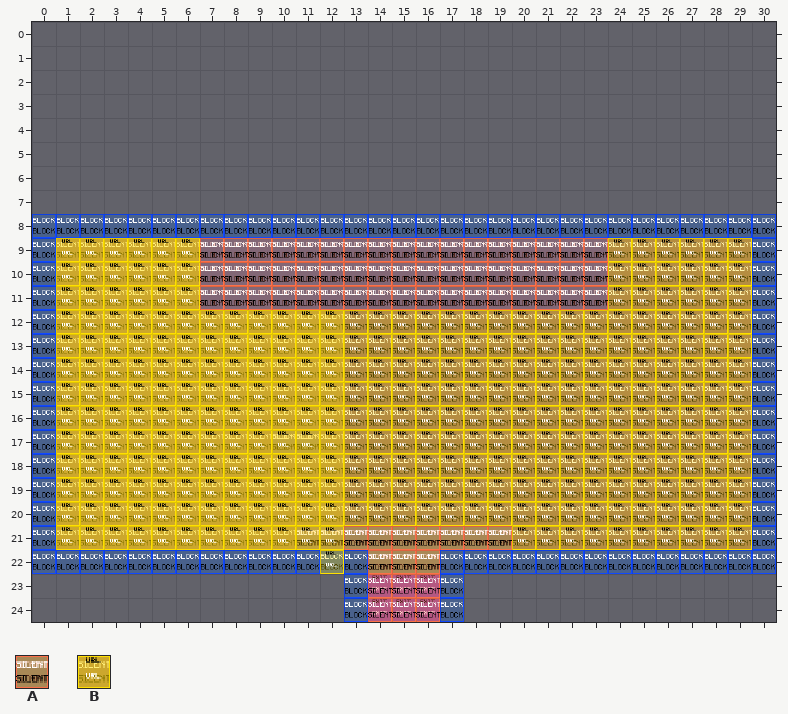
One commit to this Tiled map (JSON): maps/bonn.json. The picture above was drawn from the file before the commit.
Cells are 32x32 px. Shown: x 0..30, y 0..24. Not drawn, because the pictures are missing: unchanged layers "boden", "gebaeude", "moebel", "oben", "stage", "ueber", "wege".
Key: from "spezial-zones": A 1, B 9.
_ is an empty cell.
Layers that did not change in this view are not listed.
Layer "start" before, first column x 4:
14 ____________________
15 ____________________
16 ____________________
17 ____________________
18 ____________________
19 ____________________
20 ____________________
21 _______AAAAAAAAA____
22 __________AAA_______
23 ____________________
24 ____________________
Layer "URLs/chatBonn" before, first column x 0:
 2 __________________
 3 __________________
 4 __________________
 5 __________________
 6 __________________
 7 __________________
 8 __________________
 9 _BBBBBB___________
10 _BBBBBB___________
11 _BBBBBB___________
12 _BBBBBBBBBBBB_____
13 _BBBBBBBBBBBB_____
14 _BBBBBBBBBBBB_____
15 _BBBBBBBBBBBB_____
16 _BBBBBBBBBBBB_____
17 _BBBBBBBBBBBB_____
18 _BBBBBBBBBBBB_____
19 _BBBBBBBBBBBB_____
20 _BBBBBBBBBBBB_____
21 _BBBBBBBBBBBB_____
22 ____________B_____
23 __________________
24 __________________
After:
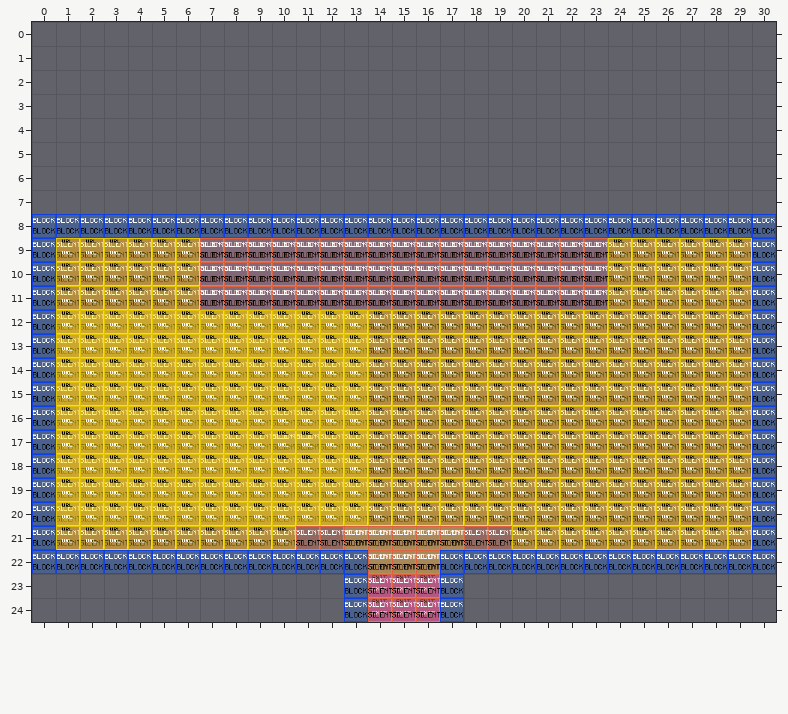
See-through tiles are keyed as they look on the map.
The edit:
Layer "start":
y 21: x 11..12 AA -> __; x 18..19 AA -> __
Layer "URLs/chatBonn":
y 9..11: x 1..6 BBBBBB -> ______
y 12..20: x 13 _ -> B
y 21: x 1..12 BBBBBBBBBBBB -> ____________
y 22: x 12 B -> _
